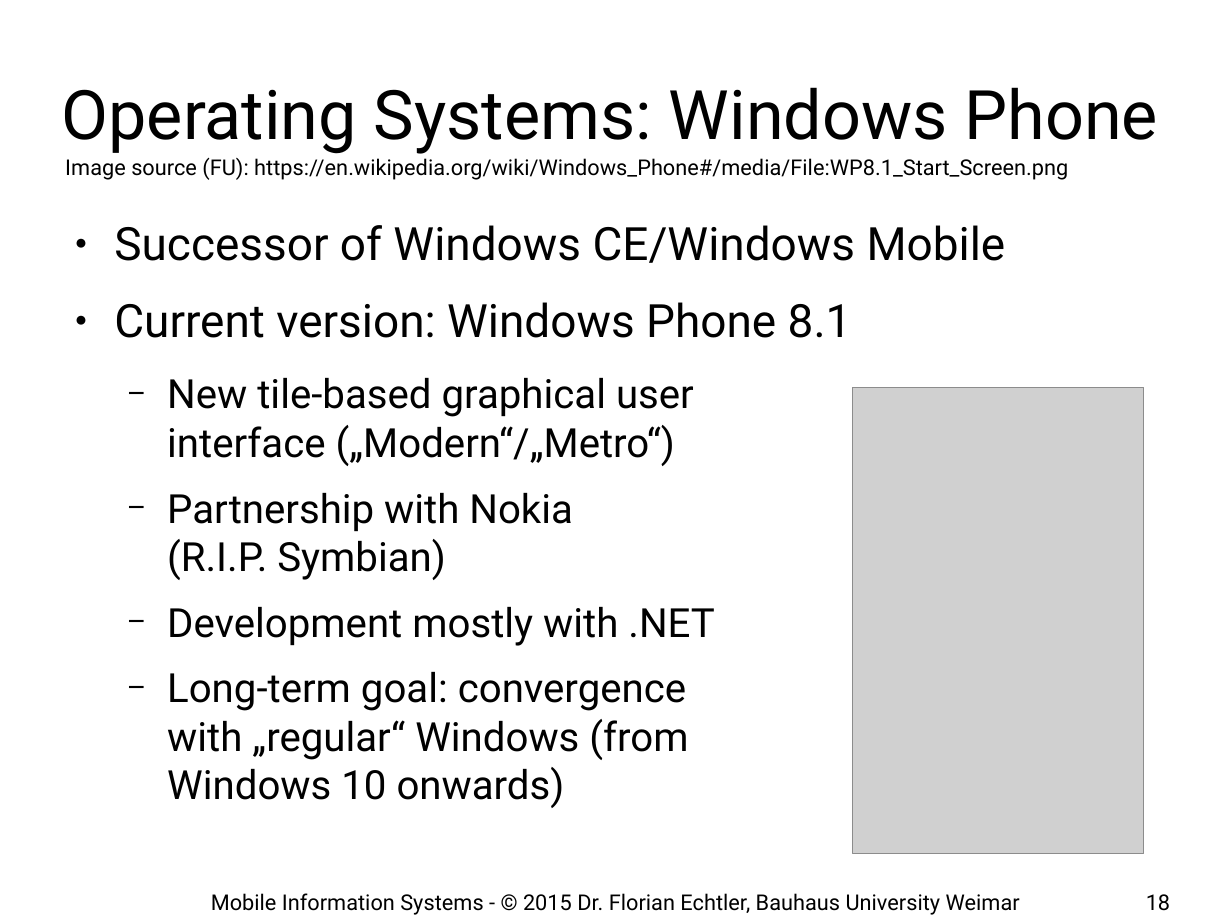
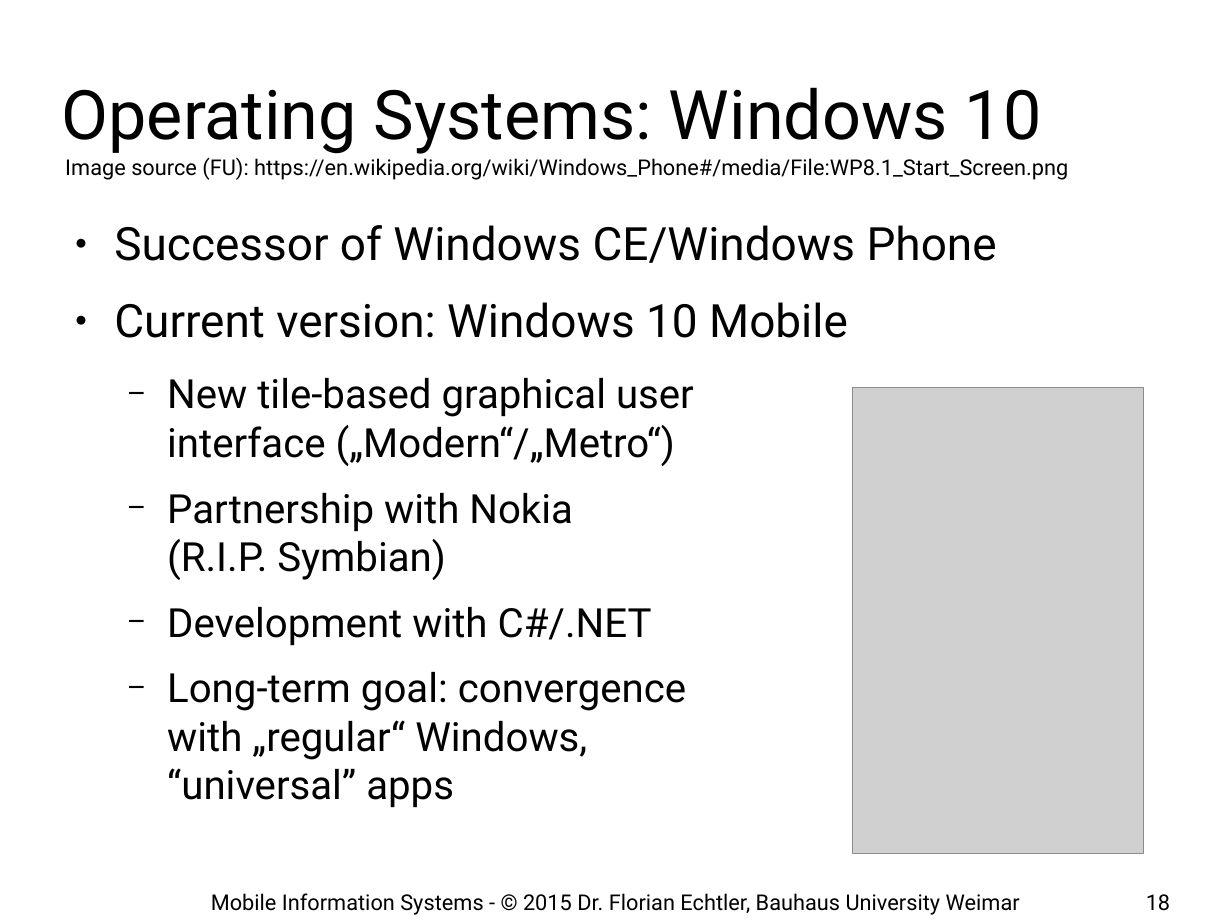
Before and after one commit to floe/mobile-information-systems, a slide deck: slide 18 of 01-introduction-basics.odp. Drawn at 1232x924 pixels with LibreOffice and Linux fonts; fonts in the diff are those of the drawing; grey boxes stand for pictures; background and template pictures are left out. Boxes give left, top, right and bottom in pixels: in the first picture for what was removed or moved away, otherwise in the second. Text is boxed around its words. In the diff, an @@ line names an element or a change of style, - is before the commit and + after.

Commit message:
update 2016

```diff
--- a/01-introduction-basics.odp
+++ b/01-introduction-basics.odp
@@ title at [62,87,1042,154]: text changed @@
-Operating Systems: Windows Phone
+Operating Systems: Windows 10
@@ text at [114,225,997,338]: text changed @@
-● Successor of Windows CE/Windows Mobile
-● Current version: Windows Phone 8.1
+● Successor of Windows CE/Windows Phone
+● Current version: Windows 10 Mobile
@@ text at [167,607,686,808]: text changed @@
-  − Development mostly with .NET
-  − Long-term goal: convergence with „regular“ Windows (from Windows 10 onwards)
+  − Development with C#/.NET
+  − Long-term goal: convergence with „regular“ Windows, “universal” apps
```
Also in this commit, not shown: 7 other slides changed.
